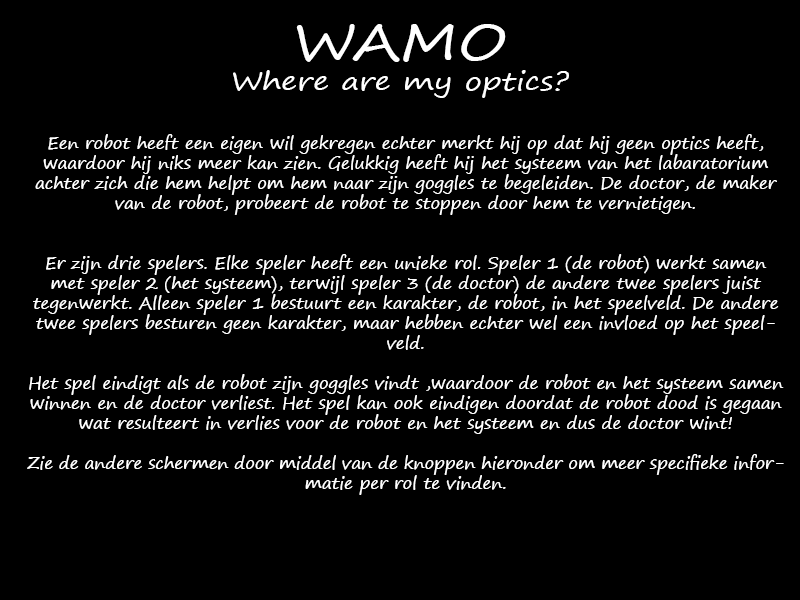
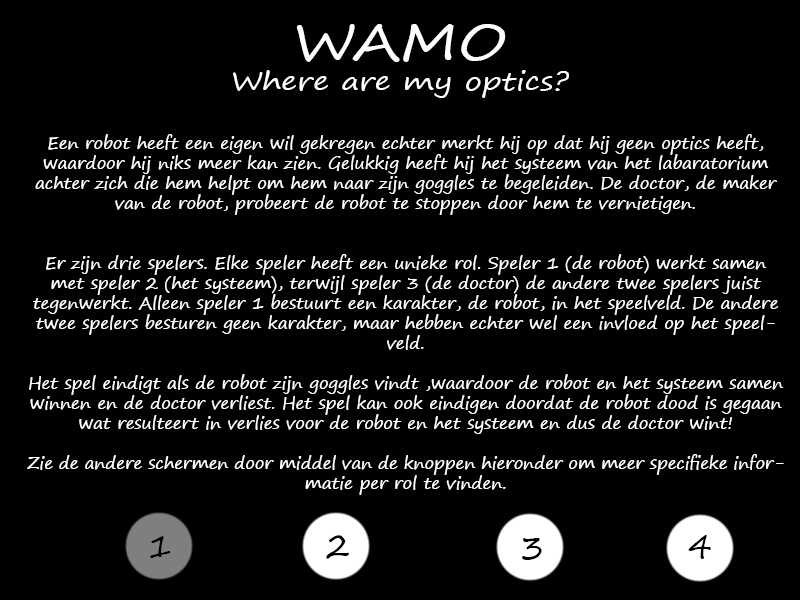
Layered file, before and after one edit (800px x 600px). Changes by layer:
added layer "2" above "4" over [326, 535, 349, 559]
added layer "4" above "3" over [688, 535, 711, 559]
added layer "3" above "1" over [522, 538, 542, 560]
added layer "1" above "Layer 2" over [150, 536, 171, 558]
added layer "Layer 2" above "Layer 1" over [124, 512, 194, 581]
added layer "Layer 1" above "WAMO Where are my optics?" over [301, 511, 735, 583]
